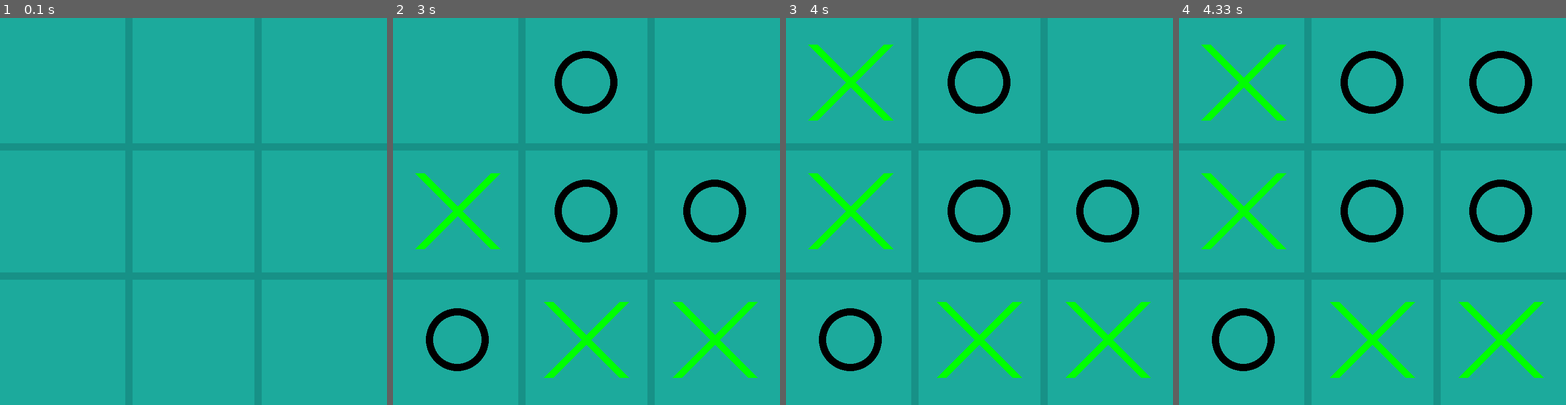
Above: before the commit, frames 1-4 (left to right).
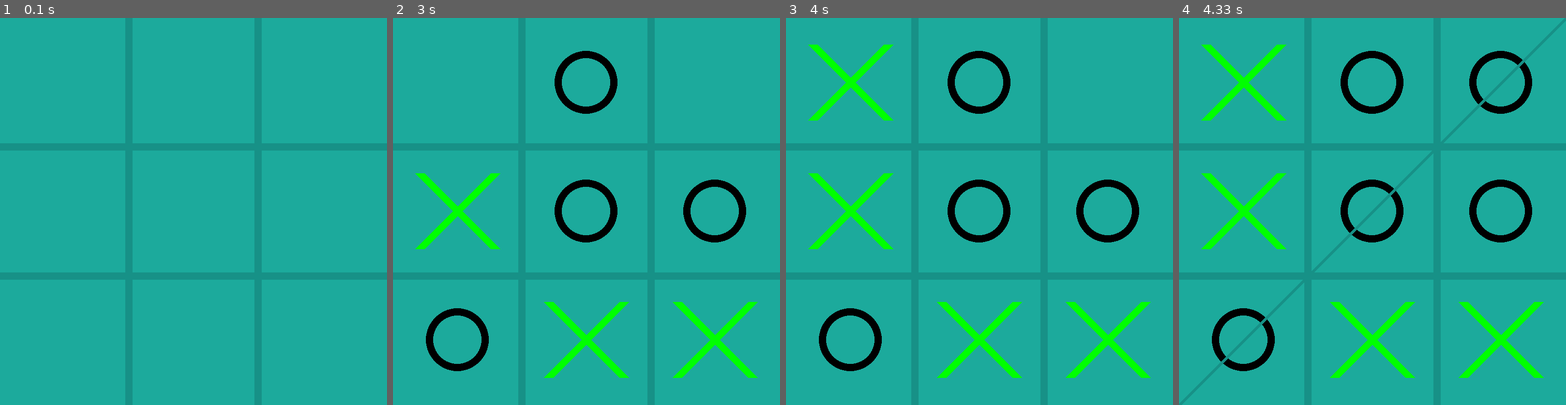
Above: after the commit, the same moments.

Repository: Malkhasyan005/Pygame_Projects
Game: pygame game, started from X_O_Game/game.py
The game is run twice, just before and just after one commit, with the same random seed, the same clock (stepped at 60 frames per second) and the same inputs.
Inputs (mouse positions are in pixels of both pictures, inside the frame that each line leads up to):
- Up to frame 1 (0.1 s): no input
- Up to frame 2 (3 s): click (586, 211) at 0.38 s; click (493, 215) at 0.72 s; click (466, 304) at 1.05 s; click (729, 346) at 1.38 s; click (594, 79) at 1.72 s; click (567, 312) at 2.05 s; click (687, 273) at 2.38 s
- Up to frame 3 (4 s): click (832, 126) at 3.22 s
- Up to frame 4 (4.33 s): click (1453, 141) at 4.05 s

Frames 1-3 are identical in both runs. In frame 4, 1.0% of the frame differs, in the area x 0-100%, y 0-100%.

Commit message:
X-O game update version 2.0

Diff:
--- a/X_O_Game/game.py
+++ b/X_O_Game/game.py
@@ -64,10 +64,44 @@
                 self.player = 1
 
 
+    def win(self):
+        for y in range(3):
+            if self.board[y][0] == 1 and self.board[y][1] == 1 and self.board[y][2] == 1:
+                 self.draw_horizonal_line(y)
+            if self.board[y][0] == 2 and self.board[y][1] == 2 and self.board[y][2] == 2:
+                 self.draw_horizonal_line(y)
+        for x in range(3):
+            if self.board[0][x] == 1 and self.board[1][x] == 1 and self.board[2][x] == 1:
+                 self.draw_vertical_line(x)
+            if self.board[0][x] == 2 and self.board[1][x] == 2 and self.board[2][x] == 2:
+                 self.draw_vertical_line(x)
+        if self.board[0][0] == 1 and self.board[1][1] == 1 and self.board[2][2] == 1:
+            self.draw_diagonal_line()
+        if self.board[0][2] == 1 and self.board[1][1] == 1 and self.board[2][0] == 1:
+            self.draw_revers_diagonal_line()
+        if self.board[0][0] == 2 and self.board[1][1] == 2 and self.board[2][2] == 2:
+            self.draw_diagonal_line()
+        if self.board[0][2] == 2 and self.board[1][1] == 2 and self.board[2][0] == 2:
+            self.draw_revers_diagonal_line()
+
+    def draw_vertical_line(self, i):
+        pygame.draw.line(self.surface, self.line_color, (i * self.width // 3 + self.block_size / 2, 0), (i * self.width // 3 + self.block_size / 2, 800), 8)
+
+    def draw_horizonal_line(self, i):
+        pygame.draw.line(self.surface, self.line_color, (0, i * self.height // 3 + self.block_size / 2), (800, i * self.height // 3 + self.block_size / 2), 8)
+
+    def draw_diagonal_line(self):
+        pygame.draw.line(self.surface, self.line_color, (0, 0), (800, 800), 8)
+
+    def draw_revers_diagonal_line(self):
+        pygame.draw.line(self.surface, self.line_color, (0, 800), (800, 0), 8)
+
+
     def play(self):
         self.surface.fill(self.bg_color)
         self.draw_lines()
         self.draw_blocks()
+        self.win()
 
     def run(self):
 
